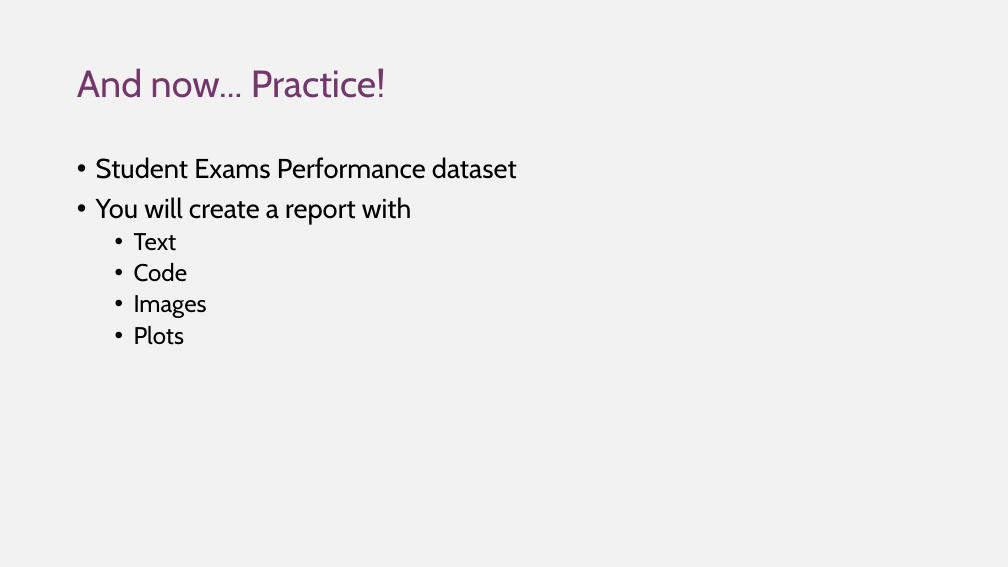
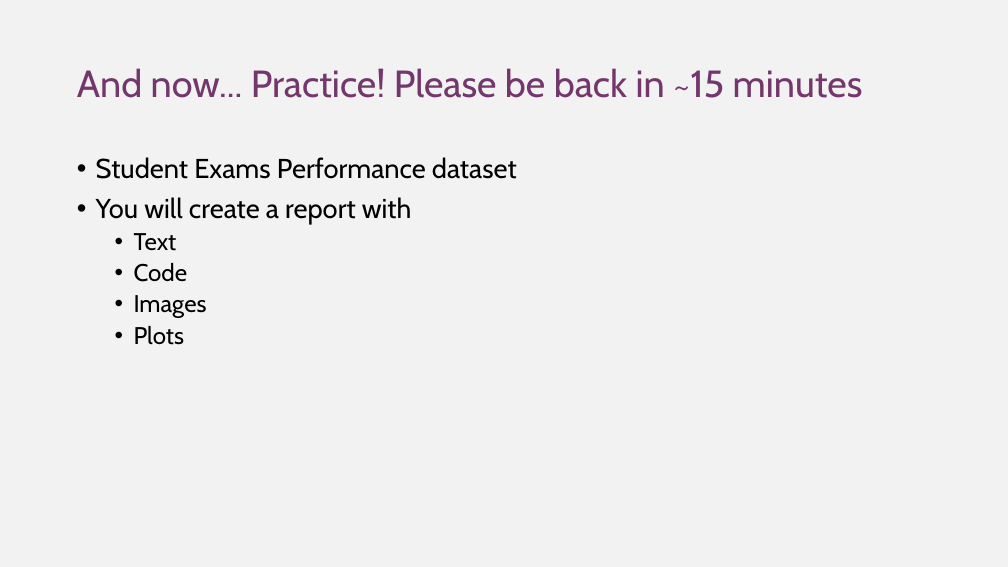
Before and after one commit to DGfS-PhD-2021/R-markdown-course, a slide deck: slide 13 of rmarkdown_pres.pptx. Drawn at 1008x567 pixels with LibreOffice and Linux fonts; fonts in the diff are those of the drawing. Boxes give left, top, right and bottom in pixels: in the first picture for what was removed or moved away, otherwise in the second. Text is boxed around its words. In the diff, an @@ line names an element or a change of style, - is before the commit and + after.

```diff
--- a/rmarkdown_pres.pptx
+++ b/rmarkdown_pres.pptx
@@ title at (x1=77, y1=68, x2=863, y2=98): text changed @@
-And now... Practice!
+And now... Practice! Please be back in ~15 minutes
```
Also in this commit, not shown: 1 other slide changed, 1 slide added, 5 other files.
